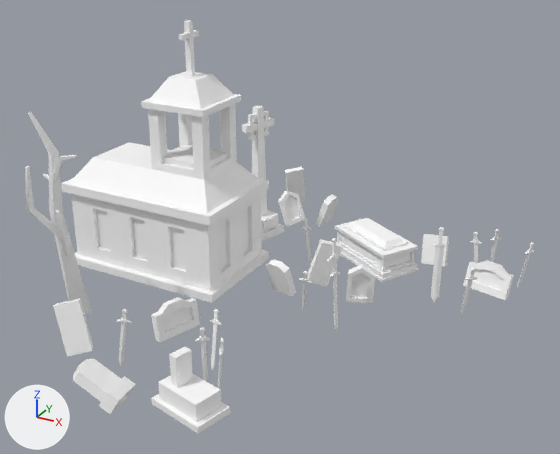
Before and after pictures for a commit that changed the glTF model assets/synty/simple_fantasy/models/SF_Env_Undead_Preset_04.glb.
One viewpoint serves both versions: a camera (50 mm lens) standing at (0.223, -0.339, 0.142) and looking at (0.097, -0.11, 0.028). Arrows for +X, +Y and +Z are at lower left; the lights stay in place.

Objects in the first picture: 'SF_Env_Undead_Preset_04'.
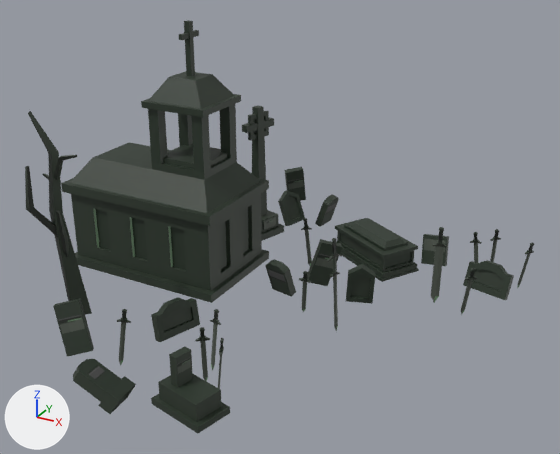
Boxes (x1, y1, x2, y2) around the edits, measured in the pictures (560 x 454 px):
'SF_Env_Undead_Preset_04', surface changed (white to black)
    both: (25, 20, 534, 433)

Diff of the bpy script that builds the scene:
```diff
--- a/assets/synty/simple_fantasy/models/SF_Env_Undead_Preset_04.glb.py
+++ b/assets/synty/simple_fantasy/models/SF_Env_Undead_Preset_04.glb.py
@@ img_undead_footman_01 @@
+img_undead_footman_01 = load_image('Undead_Footman_01', '_unpacked/Undead_Footman_01', 512, 512, 'sRGB')
@@ mat_lambert1 @@
 mat_lambert1 = principled_material('lambert1')
-mat_lambert1.base_color = (1.0, 1.0, 1.0)  # white #ffffff
+mat_lambert1.texture = img_undead_footman_01
 mat_lambert1.roughness = 0.553
```
